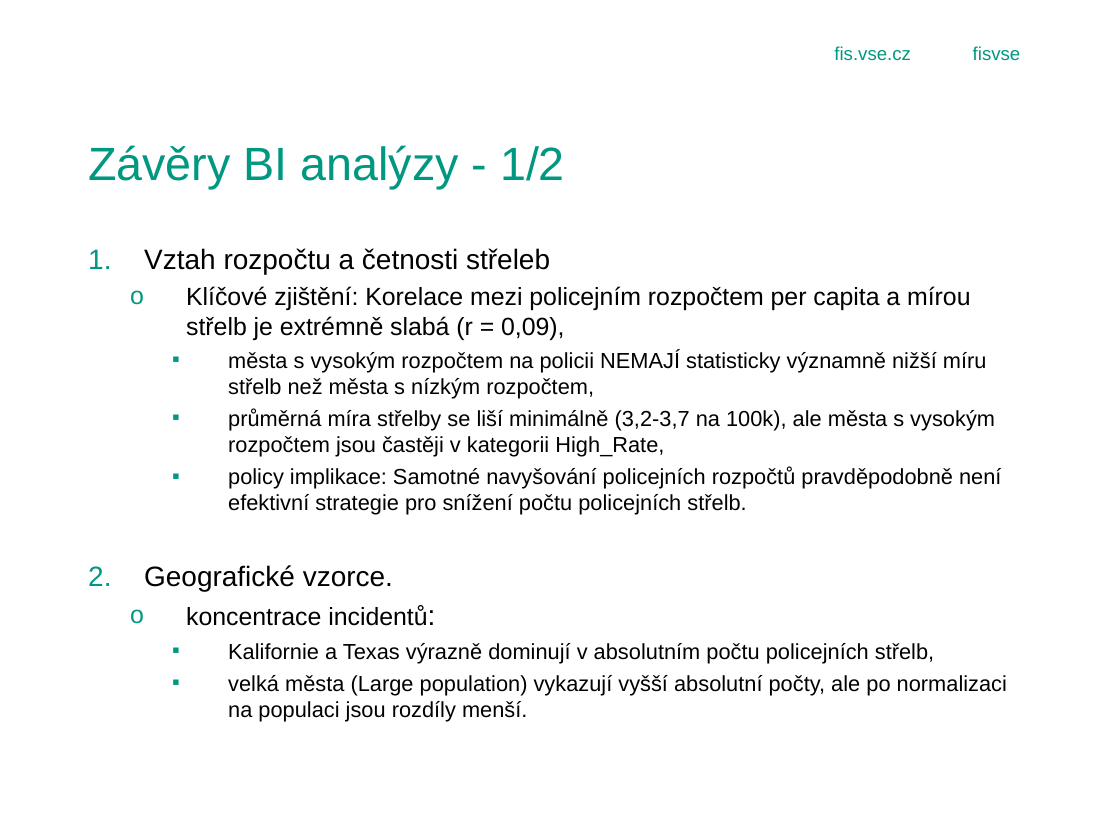
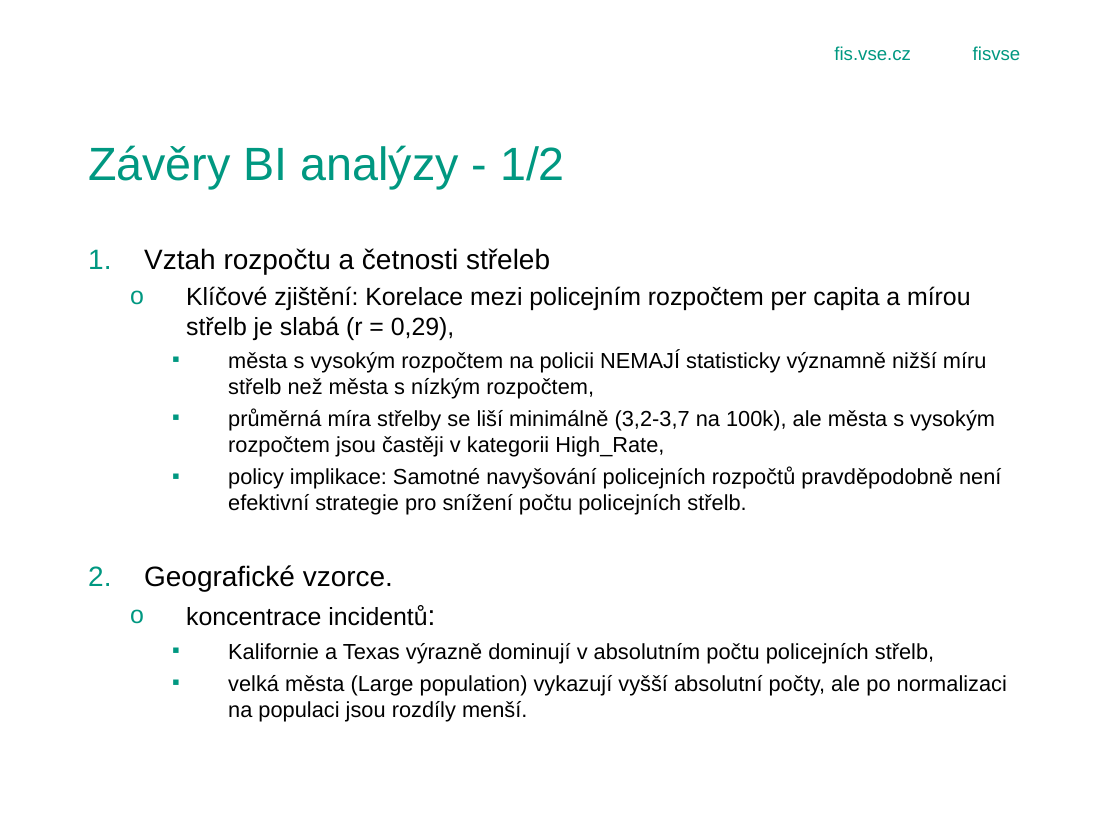
Before and after one commit to Bebicek/4IZ503_gajj02, a slide deck: slide 8 of obhajoba_prezentace.pptx. Drawn at 1120x840 pixels with LibreOffice and Linux fonts; fonts in the diff are those of the drawing; background and template pictures are left out. Boxes give left, top, right and bottom in pixels: in the first picture for what was removed or moved away, otherwise in the second. Text is boxed around its words. In the diff, an @@ line names an element or a change of style, - is before the commit and + after.

```diff
--- a/obhajoba_prezentace.pptx
+++ b/obhajoba_prezentace.pptx
@@ text at (x1=186, y1=286, x2=970, y2=340): text changed @@
-  o Klíčové zjištění: Korelace mezi policejním rozpočtem per capita a mírou střelb je extrémně slabá (r = 0,09),
+  o Klíčové zjištění: Korelace mezi policejním rozpočtem per capita a mírou střelb je slabá (r = 0,29),
```
